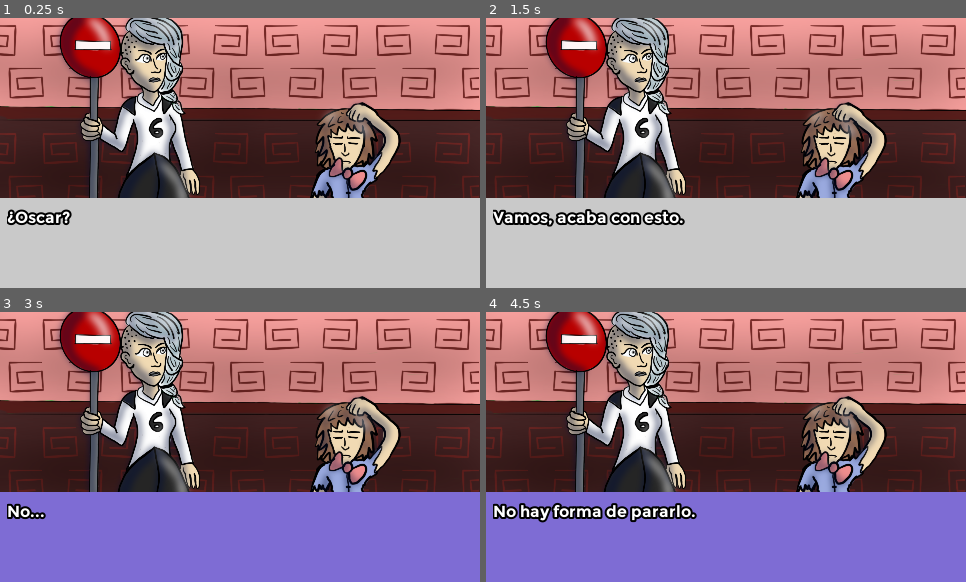
Above: before the commit, frames 1-4 (two rows, left to right).
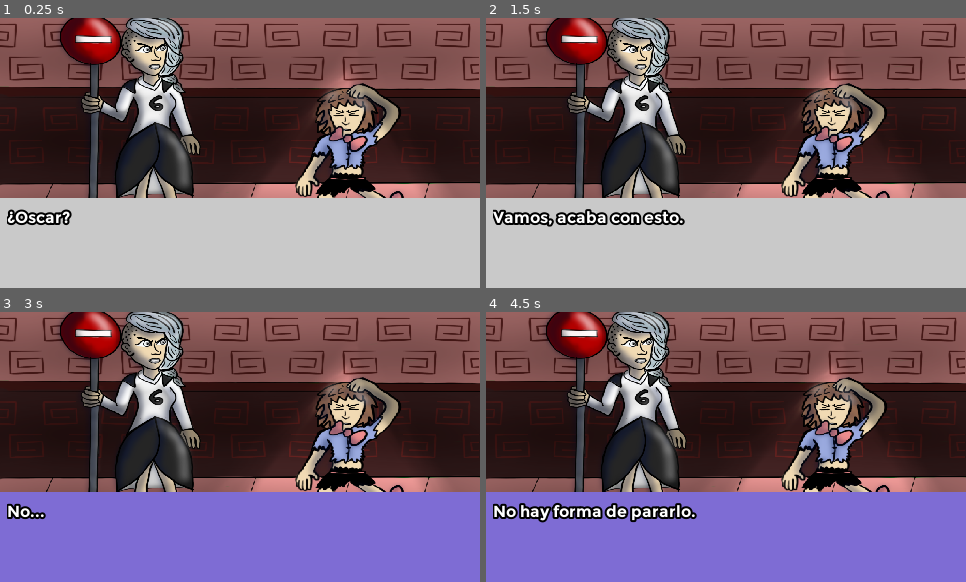
Above: after the commit, the same moments.

Repository: geniusbat/GameJam
Game: Godot game, scene res://Levels/Event levels/PostBoss.tscn
The game is run twice, just before and just after one commit, with the same random seed, the same clock (stepped at 60 frames per second) and the same inputs. This scene is started directly instead of the project's main scene.
Inputs (mouse positions are in pixels of both pictures, inside the frame that each line leads up to):
- Up to frame 1 (0.25 s): no input
- Up to frame 2 (1.5 s): tap Enter at 0.5 s; move the mouse to (831, 139) at 0.52 s; hold D (move_right) 0.53-1.28 s; hold F (change) 0.53-1.28 s; tap Space at 1.25 s; move the mouse to (630, 166) at 1.27 s; hold S (move_down) from 1.28 s (still down); click (630, 166) at 1.35 s
- Up to frame 3 (3 s): tap F (change) at 1.55 s; tap Enter at 2 s; move the mouse to (288, 387) at 2.02 s; release S (move_down) at 2.03 s; hold D (move_right) 2.03-2.78 s; hold F (change) 2.03-2.78 s; tap Space at 2.75 s; move the mouse to (216, 501) at 2.77 s; hold W (move_up) from 2.78 s (still down); tap Shift (dash) at 2.85 s
- Up to frame 4 (4.5 s): tap F (change) at 3.05 s; tap Enter at 3.5 s; move the mouse to (870, 487) at 3.52 s; release W (move_up) at 3.53 s; hold F (change) 3.53-4.28 s; hold A (move_left) from 3.53 s (still down); tap Space at 4.25 s; move the mouse to (582, 406) at 4.27 s; click (582, 406) at 4.35 s

The runs differ from the first frame. In frame 1, 54% of the frame differs, in the area x 0-100%, y 0-67%; in frame 2, 54%; in frame 3, 54%; in frame 4, 54%.

Commit message:
End image changed

Diff:
--- a/Levels/Event levels/PostBoss.tscn
+++ b/Levels/Event levels/PostBoss.tscn
@@ -12,9 +12,16 @@
 "_edit_use_anchors_": false
 }
 
+[node name="End2" type="Sprite" parent="."]
+modulate = Color( 0, 0, 0, 1 )
+self_modulate = Color( 0, 0, 0, 1 )
+position = Vector2( 240, 135.5 )
+scale = Vector2( 0.5, 0.501852 )
+texture = ExtResource( 3 )
+
 [node name="End" type="Sprite" parent="."]
-position = Vector2( 240, 135 )
-scale = Vector2( 0.5, 0.5 )
+position = Vector2( 240, 104.5 )
+scale = Vector2( 0.5, 0.387037 )
 texture = ExtResource( 3 )
 
 [node name="Oscar" type="ColorRect" parent="."]
Binary file changed: Assets/Sprites/Events/End.png
